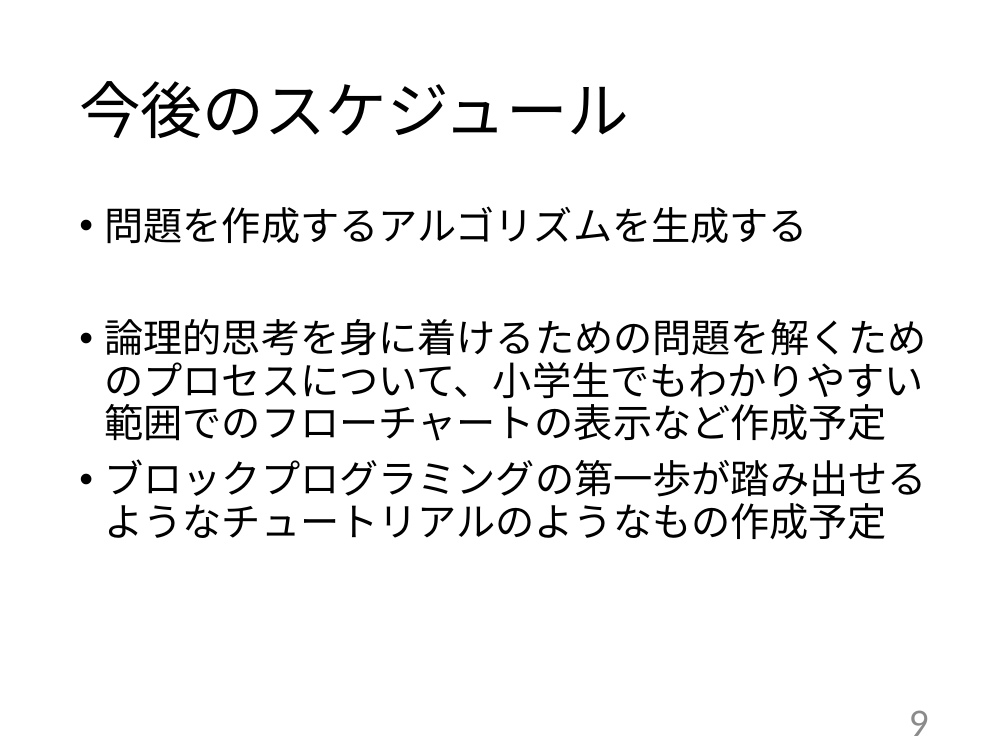
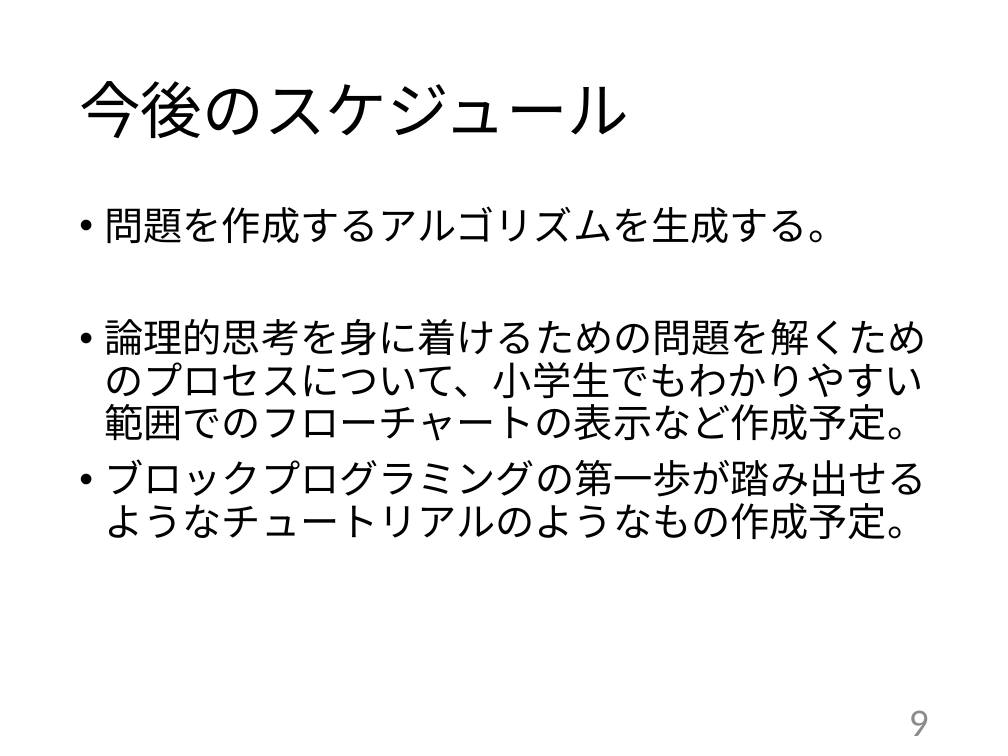
Before and after one commit to kait-takanolab/1821121-shimaoka-thesis, a slide deck: slide 9 of 1821121_shimaoka_tyuukan.pptx. Drawn at 1008x756 pixels with LibreOffice and Linux fonts; fonts in the diff are those of the drawing. Boxes give left, top, right and bottom in pixels: in the first picture for what was removed or moved away, otherwise in the second. Text is boxed around its words. In the diff, an @@ line names an element or a change of style, - is before the commit and + after.

```diff
--- a/1821121_shimaoka_tyuukan.pptx
+++ b/1821121_shimaoka_tyuukan.pptx
@@ text at bbox=[105, 206, 927, 539]: text changed @@
-• 問題を作成するアルゴリズムを生成する
-• 論理的思考を身に着けるための問題を解くためのプロセスについて、小学生でもわかりやすい範囲でのフローチャートの表示など作成予定
-• ブロックプログラミングの第一歩が踏み出せるようなチュートリアルのようなもの作成予定
+• 問題を作成するアルゴリズムを生成する。
+• 論理的思考を身に着けるための問題を解くためのプロセスについて、小学生でもわかりやすい範囲でのフローチャートの表示など作成予定。
+• ブロックプログラミングの第一歩が踏み出せるようなチュートリアルのようなもの作成予定。
```
Also in this commit, not shown: 6 other slides changed.
